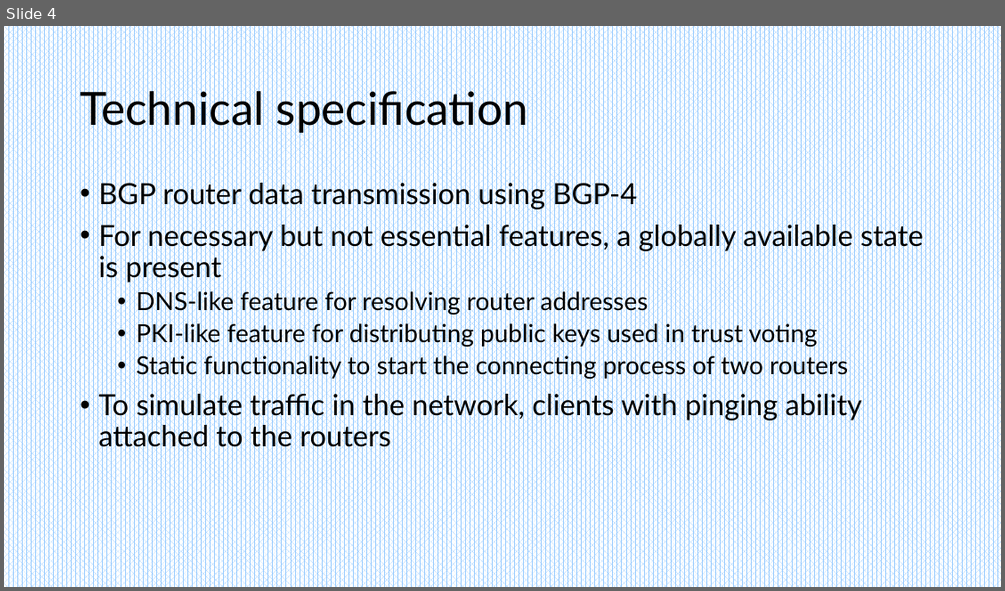
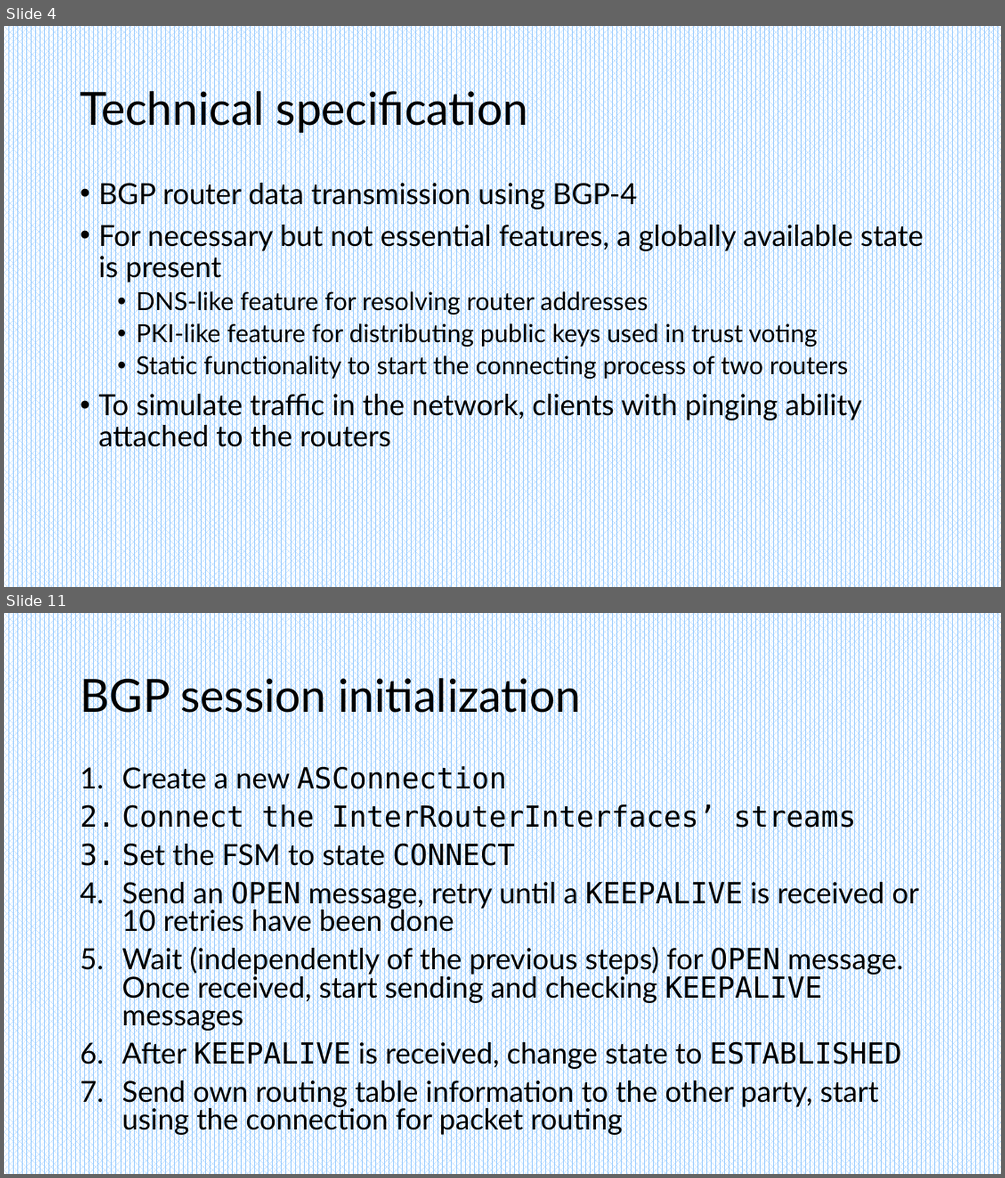
Before and after one commit to Nikheln/BGP-simulator, a slide deck: doc/BGP Simulator.pptx. Shown one above the other, each under a label of ours: slide 4 before the commit, slides 4 and 11 after it; the slides between them are not shown. The pictures are 1005x591 and 1005x1178 pixels, drawn with LibreOffice and Linux fonts; fonts in the diff are those of the drawing. Boxes give left, top, right and bottom in pixels: in the first picture for what was removed or moved away, otherwise in the second. Text is boxed around its words. In the diff, an @@ line names an element or a change of style, - is before the commit and + after.

```diff
--- a/doc/BGP Simulator.pptx
+++ b/doc/BGP Simulator.pptx
@@ slide 11 added at (4,613,1001,1174), background pattern #99CCFF on #FFFFFF @@
@@ title added at (80,672,582,720), 44 pt, text #000000 @@
+BGP session initialization
@@ text added at (122,763,919,1135), 28 pt, text #000000 @@
+1. Create a new ASConnection
+2. Connect the InterRouterInterfaces’ streams
+3. Set the FSM to state CONNECT
+4. Send an OPEN message, retry until a KEEPALIVE is received or 10 retries have been done
+5. Wait (independently of the previous steps) for OPEN message. Once received, start sending and checking KEEPALIVE messages
+6. After KEEPALIVE is received, change state to ESTABLISHED
+7. Send own routing table information to the other party, start using the connection for packet routing
```
Also in this commit, not shown: 2 slides changed, 9 other slides added.
